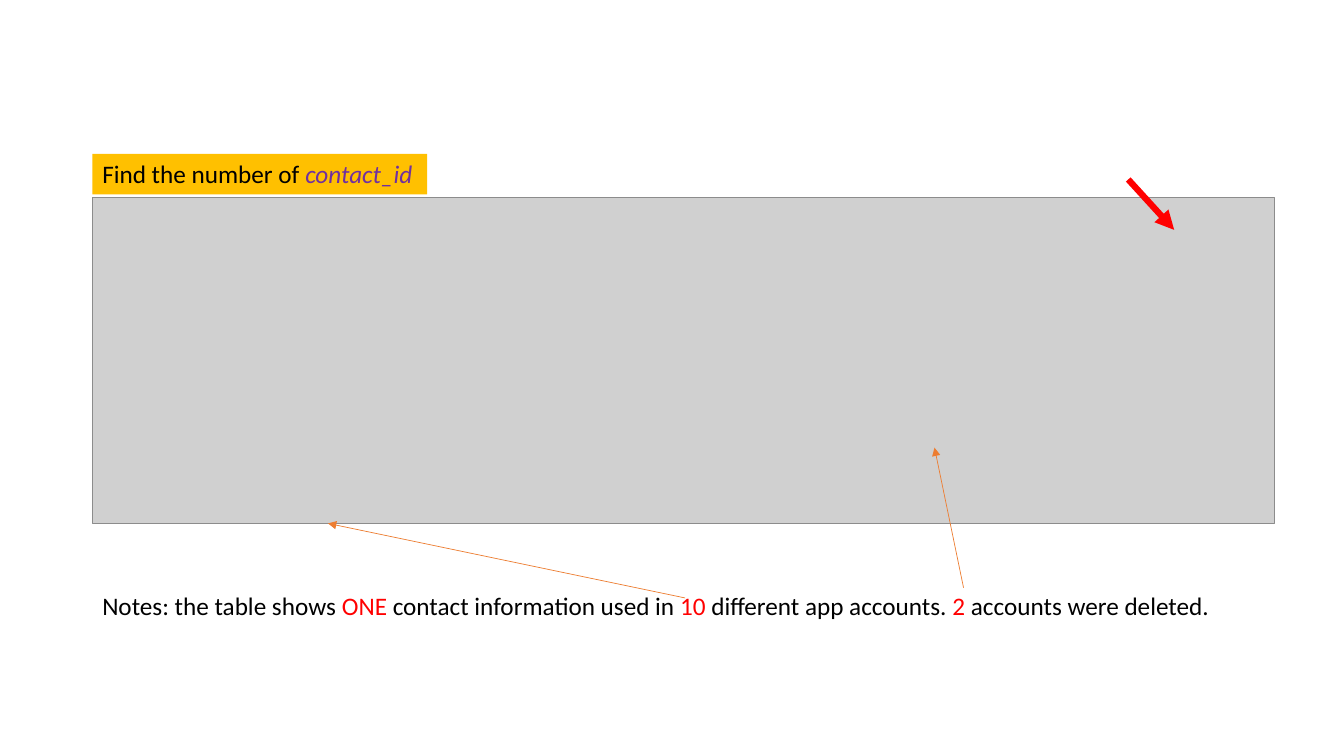
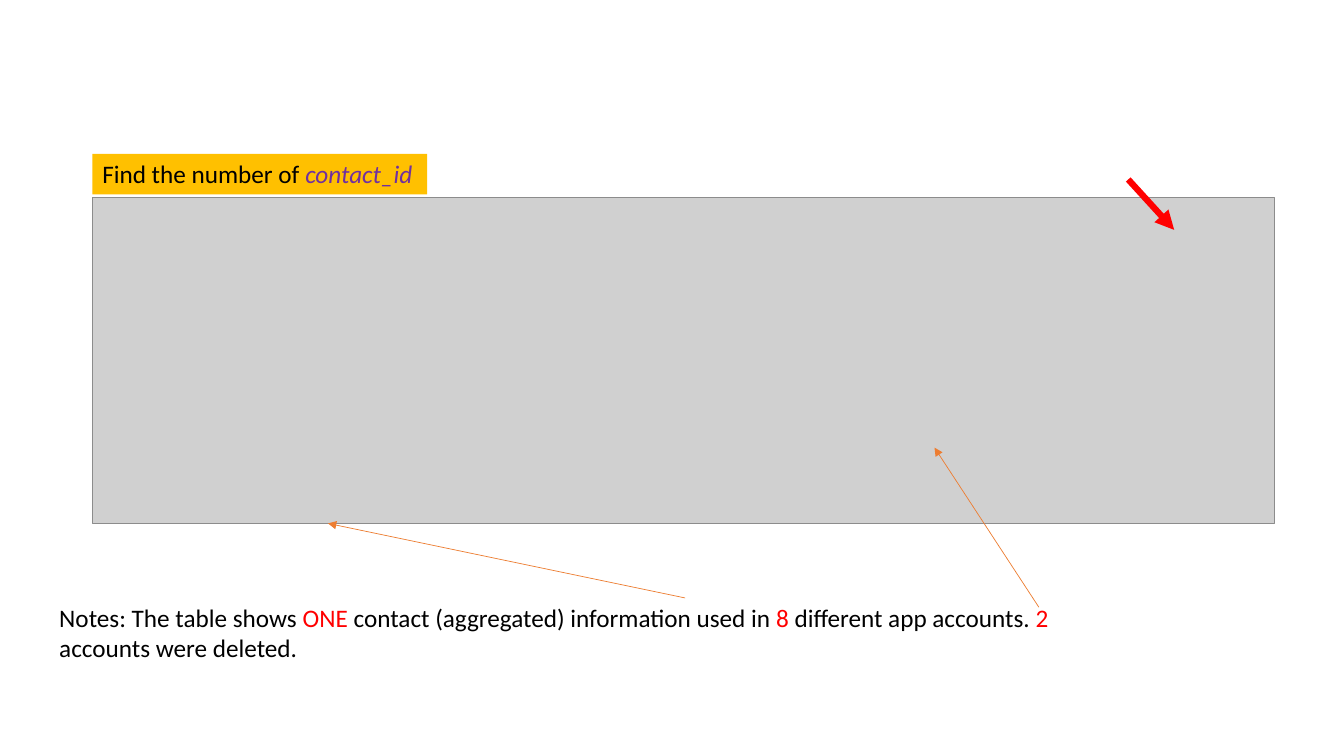
Before and after one commit to frankwxu/digital-forensics-lab, a slide deck: slide 14 of Android10/5_1_2_AOSP_App_Investigations_Contacts.pptx (slide 12 before the commit). Drawn at 1344x756 pixels with LibreOffice and Linux fonts; fonts in the diff are those of the drawing; grey boxes stand for pictures; background and template pictures are left out. Boxes give left, top, right and bottom in pixels: in the first picture for what was removed or moved away, otherwise in the second. Text is boxed around its words. In the diff, an @@ line names an element or a change of style, - is before the commit and + after.

```diff
--- a/Android10/5_1_2_AOSP_App_Investigations_Contacts.pptx
+++ b/Android10/5_1_2_AOSP_App_Investigations_Contacts.pptx
@@ arrow moved from (964, 588) - (935, 448) to (1040, 607) - (935, 448) @@
@@ text at box(59, 606, 1049, 658): text changed @@
-Notes: the table shows ONE contact information used in 10 different app accounts. 2 accounts were deleted.
+Notes: The table shows ONE contact (aggregated) information used in 8 different app accounts. 2 accounts were deleted.
```
Also in this commit, not shown: 3 other slides changed, 2 slides added, 1 other file.
